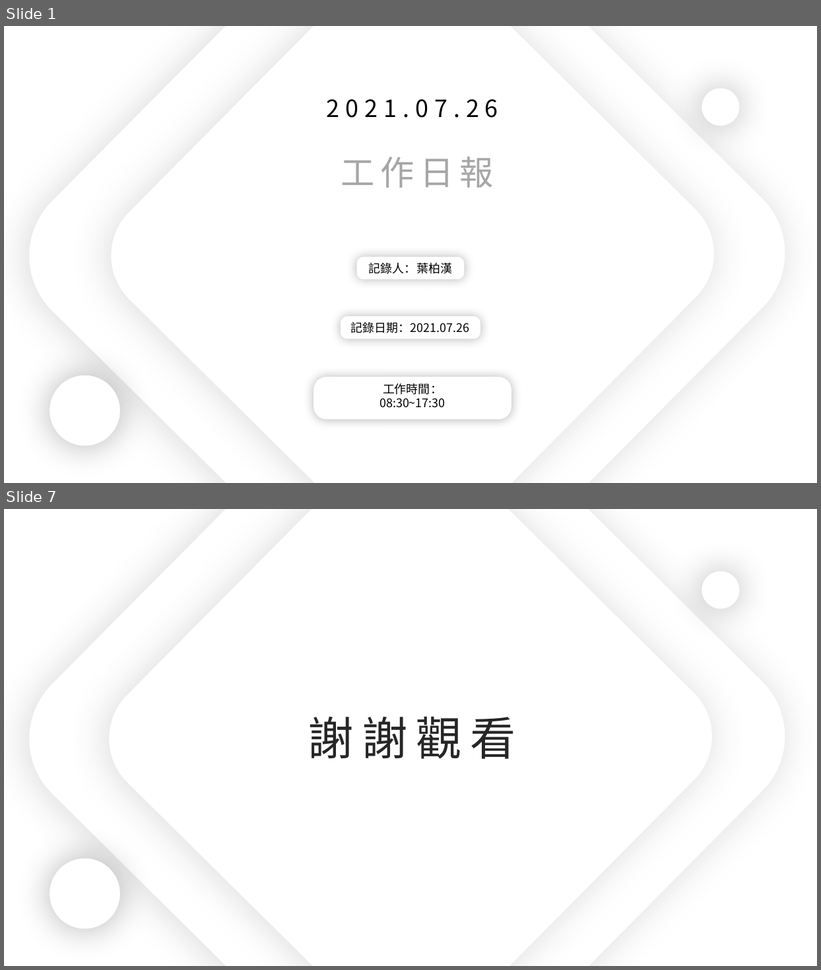
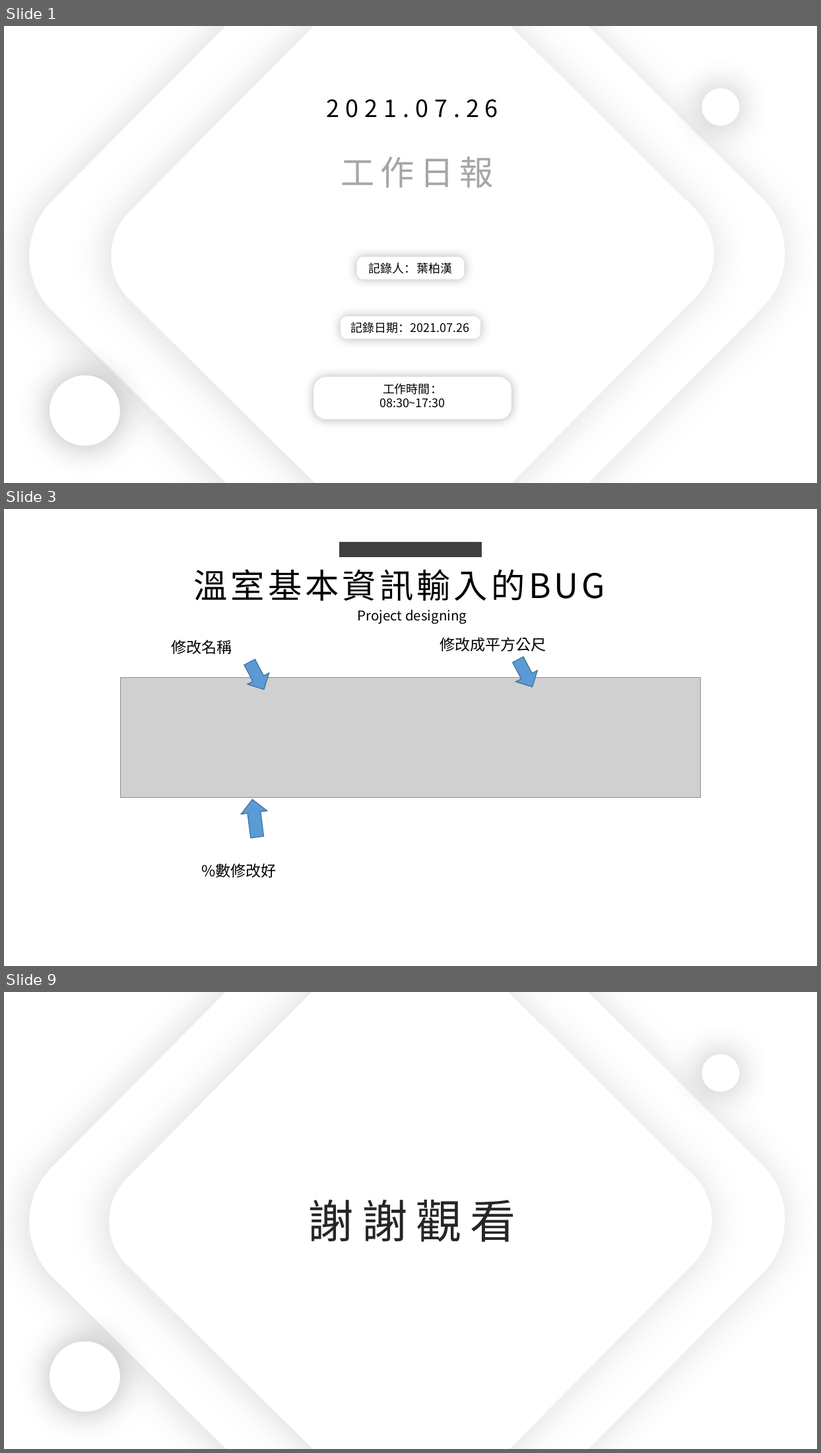
Before and after one commit to king637324/KnowledgeGreenhouseSystem, a slide deck: 工作日報_葉柏漢/2021.07/2021.07.26工作日報_葉柏漢.pptx. Shown one above the other, each under a label of ours: slides 1 and 7 before the commit, slides 1, 3 and 9 after it; the slides between them are not shown. The pictures are 821x970 and 821x1453 pixels, drawn with LibreOffice and Linux fonts; fonts in the diff are those of the drawing; grey boxes stand for pictures. Boxes give left, top, right and bottom in pixels: in the first picture for what was removed or moved away, otherwise in the second. Text is boxed around its words. In the diff, an @@ line names an element or a change of style, - is before the commit and + after.

```diff
--- a/工作日報_葉柏漢/2021.07/2021.07.26工作日報_葉柏漢.pptx
+++ b/工作日報_葉柏漢/2021.07/2021.07.26工作日報_葉柏漢.pptx
@@ slide 3 added at (4, 509, 817, 966), background #FFFFFF @@
@@ rectangle added at (339, 542, 482, 557), fill #404040 @@
@@ text added at (193, 569, 605, 601), 40 pt, text #000000 @@
+溫室基本資訊輸入的BUG
@@ text added at (358, 609, 467, 624), 16 pt, text #000000 @@
+Project designing
@@ text added at (172, 640, 232, 654), 18 pt, text #000000 @@
+修改名稱
@@ text added at (440, 637, 547, 652), 18 pt, text #000000 @@
+修改成平方公尺
@@ right arrow added at (239, 657, 275, 696), fill #5B9BD5, outline #43739E 1 pt @@
@@ right arrow added at (507, 654, 543, 693), fill #5B9BD5, outline #43739E 1 pt @@
@@ picture added at (121, 677, 700, 798) @@
@@ right arrow added at (240, 798, 270, 839), fill #5B9BD5, outline #43739E 1 pt @@
@@ text added at (201, 863, 277, 878), 18 pt, text #000000 @@
+%數修改好
@@ what was slide 7 is now slide 9 @@
```
Also in this commit, not shown: 3 slides changed, 3 other slides added, 2 slides removed, 5 other files.
